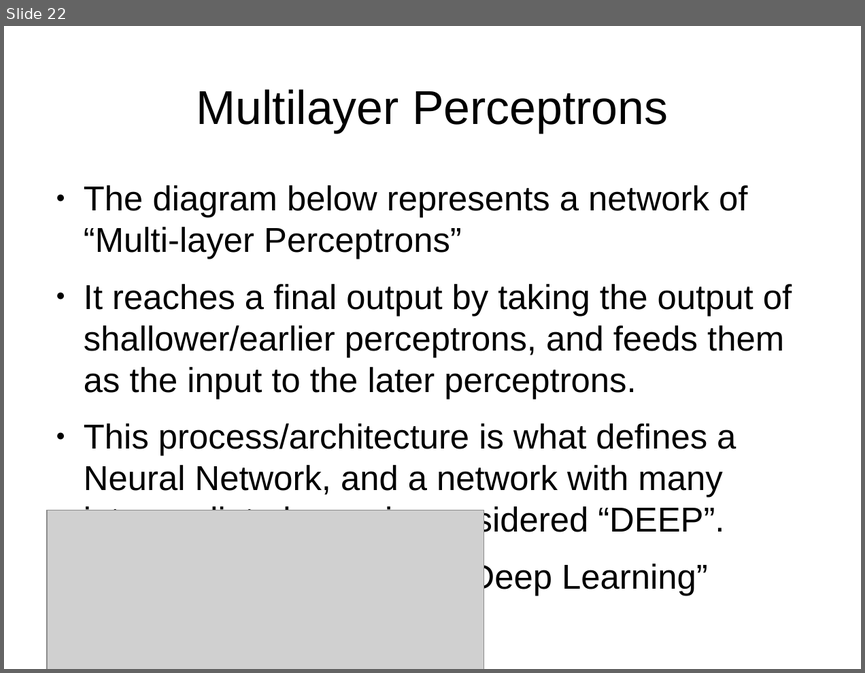
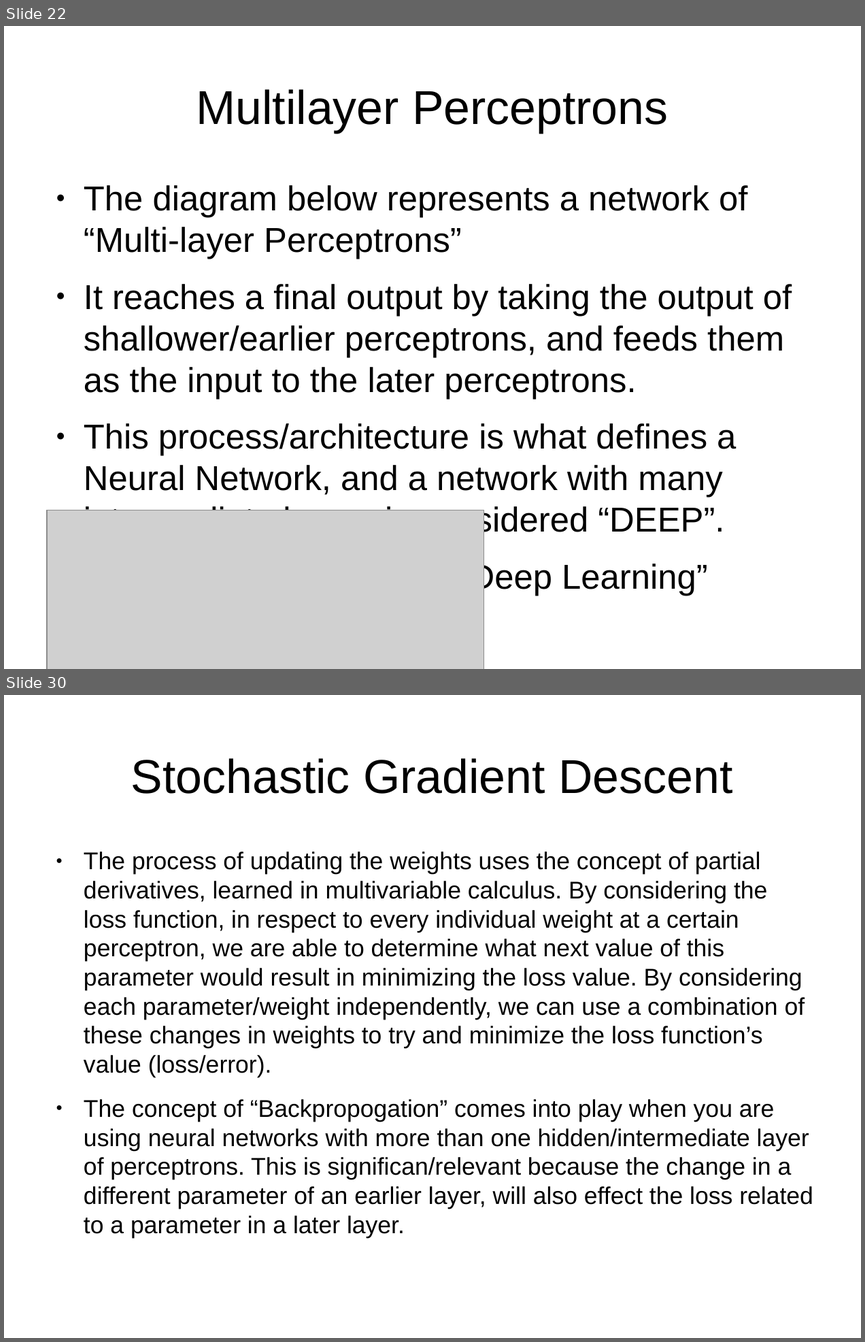
Before and after one commit to sofiabesenski4/MedicalLetterAI, a slide deck: Slides/Intro to Neural Nets and Deep Learning/1-slides.odp. Shown one above the other, each under a label of ours: slide 22 before the commit, slides 22 and 30 after it; the slides between them are not shown. The pictures are 865x673 and 865x1342 pixels, drawn with LibreOffice and Linux fonts; fonts in the diff are those of the drawing; grey boxes stand for pictures. Boxes give left, top, right and bottom in pixels: in the first picture for what was removed or moved away, otherwise in the second. Text is boxed around its words. In the diff, an @@ line names an element or a change of style, - is before the commit and + after.

Commit message:
finished the neural network introductory slides for Jan 25th meeting

```diff
--- a/Slides/Intro to Neural Nets and Deep Learning/1-slides.odp
+++ b/Slides/Intro to Neural Nets and Deep Learning/1-slides.odp
@@ slide 30 added at [4, 695, 861, 1338], background #FFFFFF @@
@@ title added at [131, 758, 732, 794], 44 pt, text #000000 @@
+Stochastic Gradient Descent
@@ text added at [84, 851, 813, 1208], 22.4 pt, text #000000 @@
+● The process of updating the weights uses the concept of partial derivatives, learned in multivariable calculus. By considering the loss function, in respect to every individual weight at a certain perceptron, we are able to determine what next value of this parameter would result in minimizing the loss value. By considering each parameter/weight independently, we can use a combination of these changes in weights to try and minimize the loss function’s value (loss/error).
+● The concept of “Backpropogation” comes into play when you are using neural networks with more than one hidden/intermediate layer of perceptrons. This is significan/relevant because the change in a different parameter of an earlier layer, will also effect the loss related to a parameter in a later layer.
```
Also in this commit, not shown: 4 slides changed, 24 other slides added, 13 slides removed, 1 other file.
